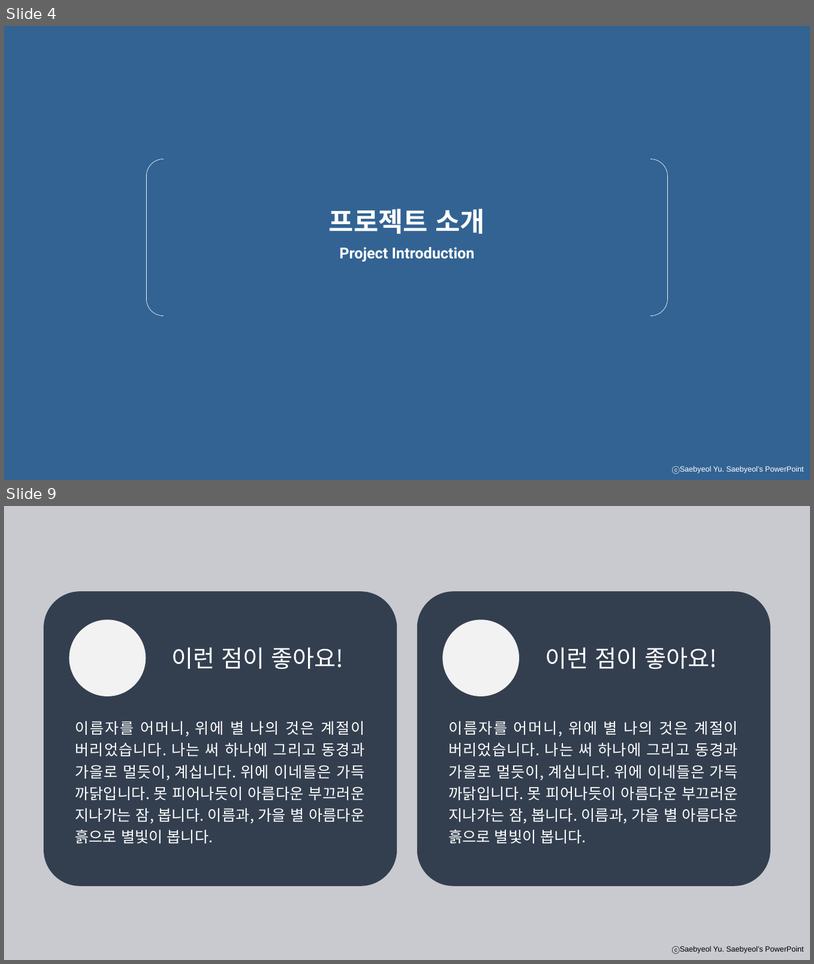
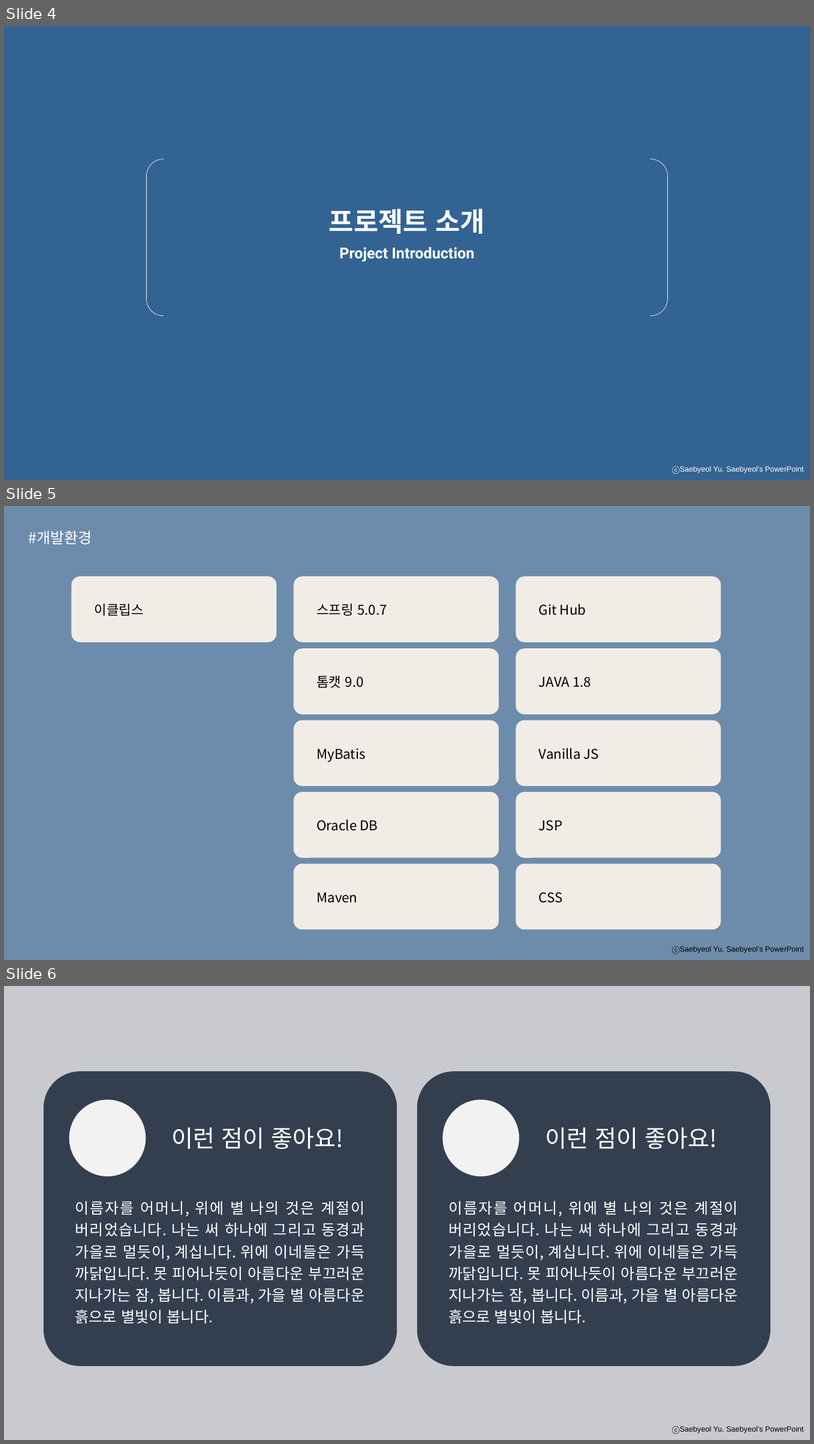
Before and after one commit to uno-km/aPlatform, a slide deck: aPlatform/aPlatform/portfolio_README.pptx. Shown one above the other, each under a label of ours: slides 4 and 9 before the commit, slides 4, 5 and 6 after it; the slides between them are not shown. The pictures are 814x964 and 814x1444 pixels, drawn with LibreOffice and Linux fonts; fonts in the diff are those of the drawing. Boxes give left, top, right and bottom in pixels: in the first picture for what was removed or moved away, otherwise in the second. Text is boxed around its words. In the diff, an @@ line names an element or a change of style, - is before the commit and + after.

```diff
--- a/aPlatform/aPlatform/portfolio_README.pptx
+++ b/aPlatform/aPlatform/portfolio_README.pptx
@@ slide 5 added at bbox=[4, 506, 810, 960], background #6D8CAC; not listed: 1 template element that a slide beside it also shows @@
@@ text added at bbox=[28, 531, 92, 544], 18 pt, text #FFFFFF @@
+#개발환경
@@ rounded rectangle added at bbox=[72, 576, 277, 642], fill #F1ECE6 @@
@@ rounded rectangle added at bbox=[294, 576, 499, 642], fill #F1ECE6 @@
@@ rounded rectangle added at bbox=[516, 576, 722, 642], fill #F1ECE6 @@
@@ text added at bbox=[95, 603, 144, 616], 16 pt, text #000000 @@
+이클립스
@@ text added at bbox=[317, 603, 387, 616], 16 pt, text #000000 @@
+스프링 5.0.7
@@ text added at bbox=[539, 604, 587, 615], 16 pt, text #000000 @@
+Git Hub
@@ rounded rectangle added at bbox=[294, 648, 499, 714], fill #F1ECE6 @@
@@ rounded rectangle added at bbox=[516, 648, 722, 714], fill #F1ECE6 @@
@@ text added at bbox=[317, 675, 364, 688], 16 pt, text #000000 @@
+톰캣 9.0
@@ text added at bbox=[539, 676, 591, 687], 16 pt, text #000000 @@
+JAVA 1.8
@@ rounded rectangle added at bbox=[294, 720, 499, 786], fill #F1ECE6 @@
@@ rounded rectangle added at bbox=[516, 720, 722, 786], fill #F1ECE6 @@
@@ text added at bbox=[317, 748, 366, 762], 16 pt, text #000000 @@
+MyBatis
@@ text added at bbox=[539, 748, 599, 759], 16 pt, text #000000 @@
+Vanilla JS
@@ rounded rectangle added at bbox=[294, 792, 499, 858], fill #F1ECE6 @@
@@ rounded rectangle added at bbox=[516, 792, 722, 858], fill #F1ECE6 @@
@@ text added at bbox=[317, 819, 378, 831], 16 pt, text #000000 @@
+Oracle DB
@@ text added at bbox=[539, 820, 563, 831], 16 pt, text #000000 @@
+JSP
@@ rounded rectangle added at bbox=[294, 864, 499, 930], fill #F1ECE6 @@
@@ rounded rectangle added at bbox=[516, 864, 722, 930], fill #F1ECE6 @@
@@ text added at bbox=[317, 892, 357, 903], 16 pt, text #000000 @@
+Maven
@@ text added at bbox=[539, 892, 563, 903], 16 pt, text #000000 @@
+CSS
@@ what was slide 9 is now slide 6 @@
```
Also in this commit, not shown: 1 slide changed, 1 other slide added, 1 other file.
